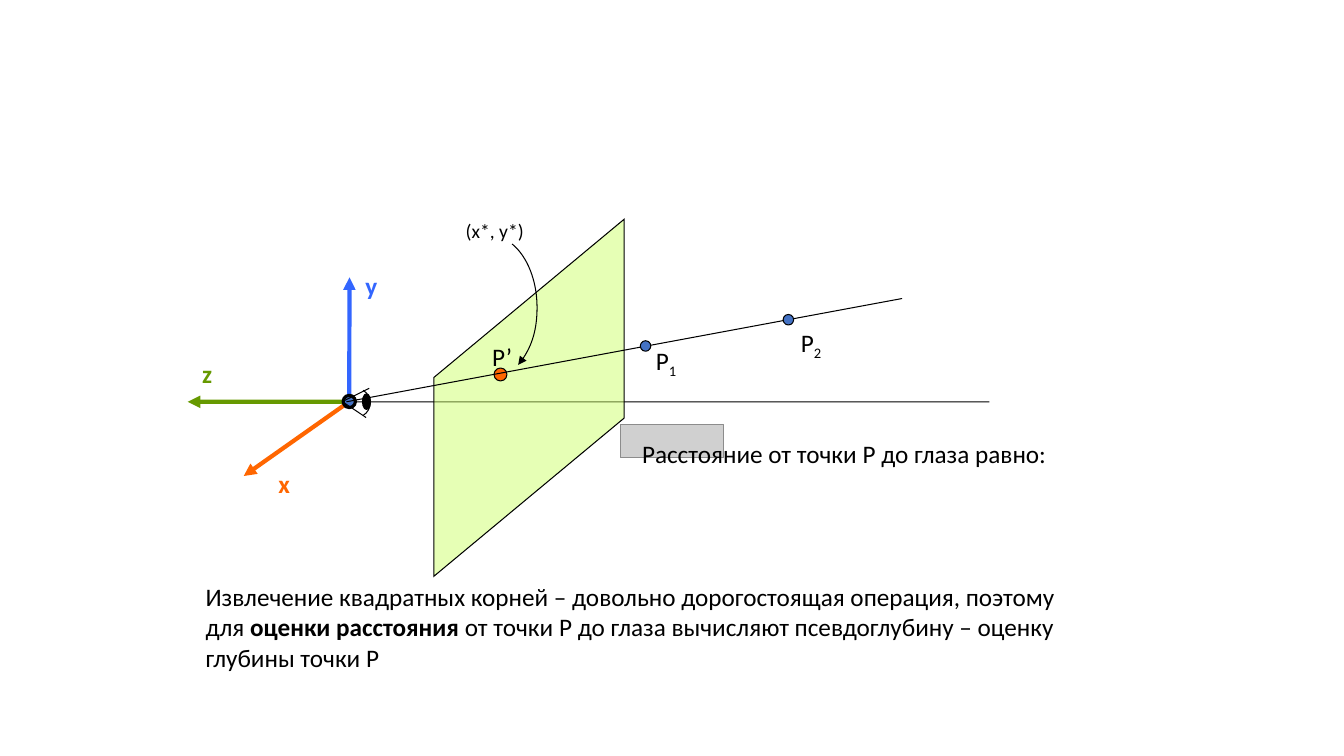
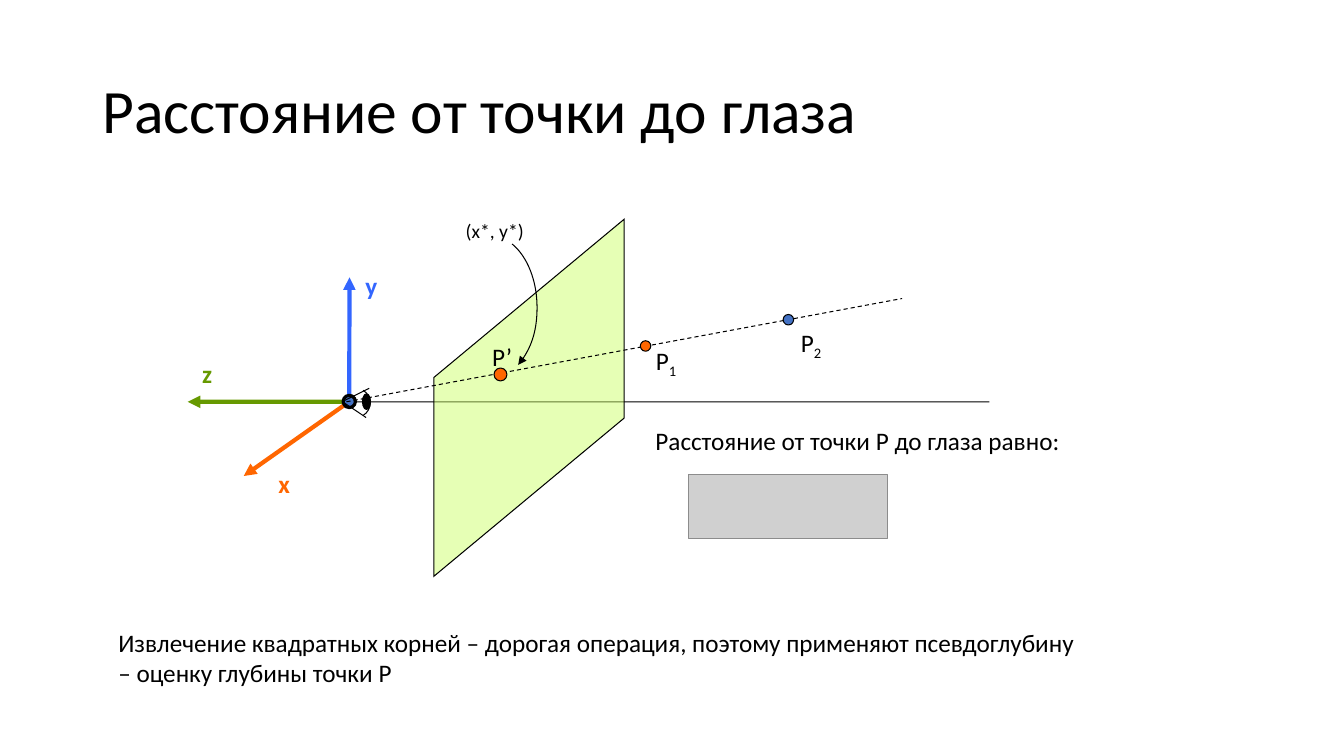
Before and after one commit to alexey-malov/cg-course, a slide deck: slide 138 of lectures/03 - Векторный анализ, трансформации и матрицы.pptx. Drawn at 1344x756 pixels with LibreOffice and Linux fonts; fonts in the diff are those of the drawing; grey boxes stand for pictures. Boxes give left, top, right and bottom in pixels: in the first picture for what was removed or moved away, otherwise in the second. Text is boxed around its words. In the diff, an @@ line names an element or a change of style, - is before the commit and + after.

```diff
--- a/lectures/03 - Векторный анализ, трансформации и матрицы.pptx
+++ b/lectures/03 - Векторный анализ, трансформации и матрицы.pptx
@@ title added at bbox=[102, 93, 856, 143], 44 pt, text #000000 @@
+Расстояние от точки до глаза
@@ line (347, 402) - (902, 298): stroke #000000 0.75 pt to #000000 0.75 pt dashed @@
@@ ellipse at bbox=[640, 341, 650, 351]: fill #4472C4 to #FF6600 @@
@@ picture removed at bbox=[620, 424, 724, 458] @@
@@ text "Расстояние от точки P до ..." rewrapped from bbox=[642, 443, 1046, 470] to bbox=[655, 433, 1059, 454] @@
@@ picture added at bbox=[689, 474, 887, 538] @@
@@ text at bbox=[118, 635, 1074, 686]: text changed @@
-Извлечение квадратных корней – довольно дорогостоящая операция, поэтому для оценки расстояния от точки P до глаза вычисляют псевдоглубину – оценку глубины точки P
+Извлечение квадратных корней – дорогая операция, поэтому применяют псевдоглубину – оценку глубины точки P
```
Also in this commit, not shown: 14 other slides changed, 2 slides added, 1 other file.
